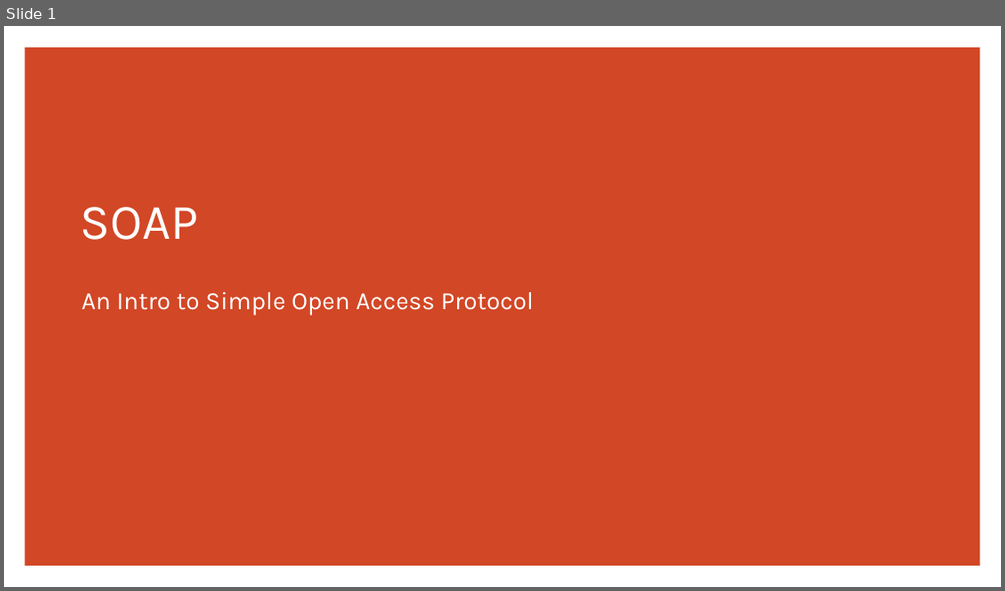
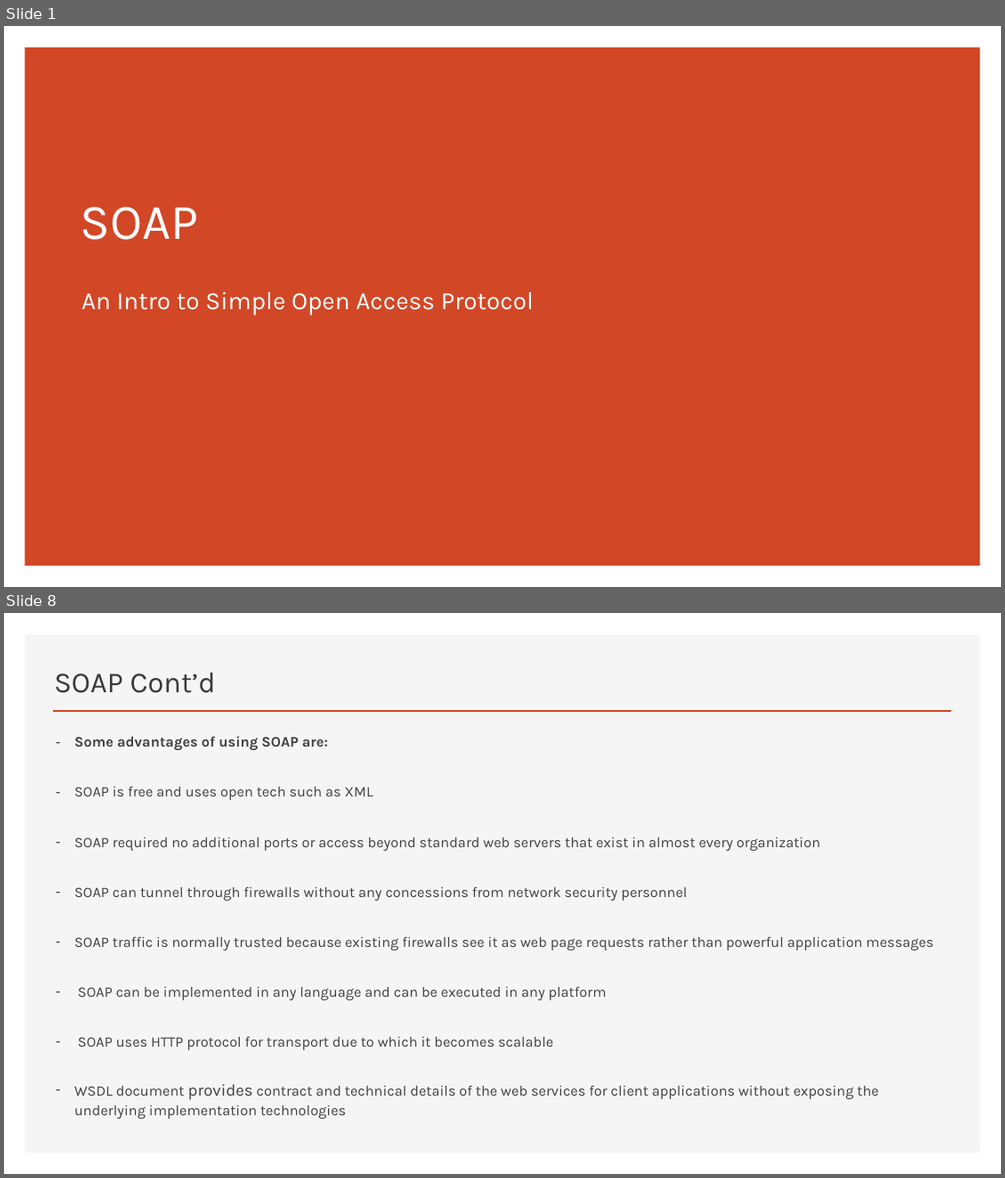
Before and after one commit to erniephillips/erniephillips.github.io, a slide deck: restful-api-presentations/phillips-presentation-week-3.pptx. Shown one above the other, each under a label of ours: slide 1 before the commit, slides 1 and 8 after it; the slides between them are not shown. The pictures are 1005x591 and 1005x1178 pixels, drawn with LibreOffice and Linux fonts; fonts in the diff are those of the drawing. Boxes give left, top, right and bottom in pixels: in the first picture for what was removed or moved away, otherwise in the second. Text is boxed around its words. In the diff, an @@ line names an element or a change of style, - is before the commit and + after.

```diff
--- a/restful-api-presentations/phillips-presentation-week-3.pptx
+++ b/restful-api-presentations/phillips-presentation-week-3.pptx
@@ slide 8 added at (x1=4, y1=613, x2=1001, y2=1174), background #FFFFFF @@
@@ rectangle added at (x1=25, y1=634, x2=980, y2=1153), fill #F5F5F5 @@
@@ title added at (x1=54, y1=672, x2=216, y2=693), 28 pt, text #3B3838 @@
+SOAP Cont’d
@@ line added from (53, 711) to (952, 711), #D24726 2 pt @@
@@ text added at (x1=74, y1=736, x2=933, y2=1119), 14 pt, text #404040 @@
+– Some advantages of using SOAP are:
+– SOAP is free and uses open tech such as XML
+– SOAP required no additional ports or access beyond standard web servers that exist in almost every organization
+– SOAP can tunnel through firewalls without any concessions from network security personnel
+– SOAP traffic is normally trusted because existing firewalls see it as web page requests rather than powerful application messages
+– SOAP can be implemented in any language and can be executed in any platform
+– SOAP uses HTTP protocol for transport due to which it becomes scalable
+– WSDL document provides contract and technical details of the web services for client applications without exposing the underlying implementation technologies
```
Also in this commit, not shown: 6 slides changed, 2 other slides added, 3 slides removed.
